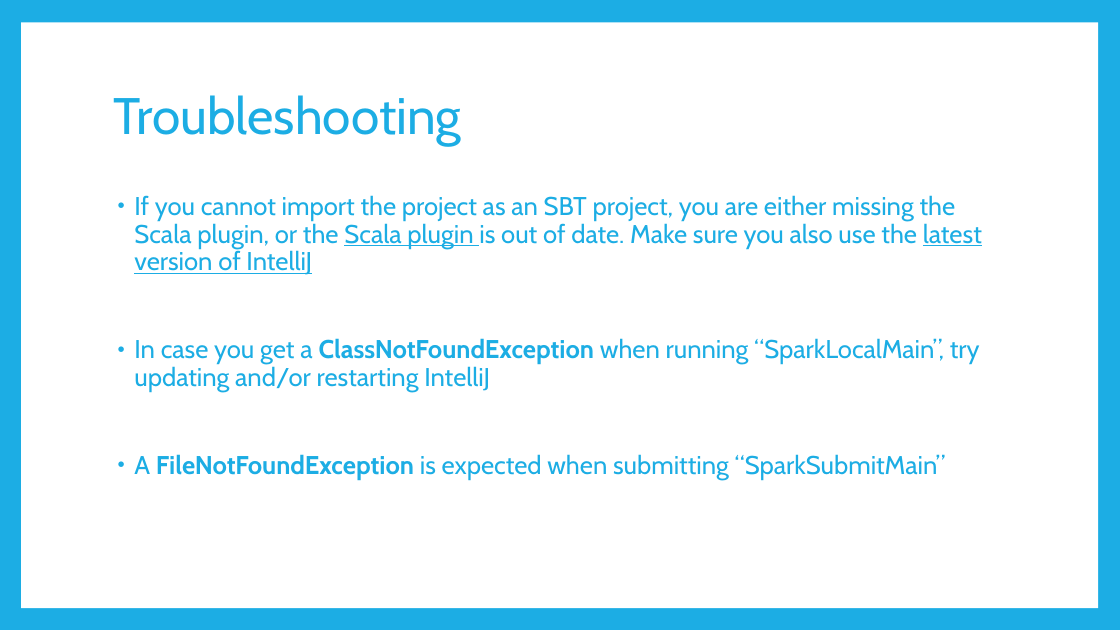
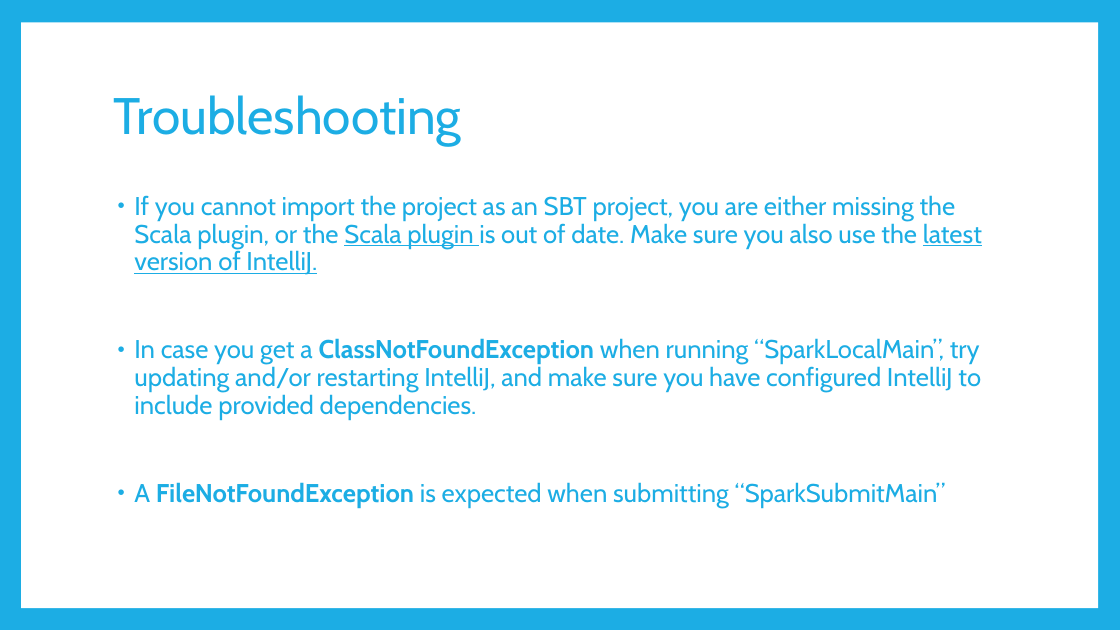
Before and after one commit to rug-sc/spark-boot-camp, a slide deck: slide 17 of slides/Apache Spark Bootcamp.pptx. Drawn at 1120x630 pixels with LibreOffice and Linux fonts; fonts in the diff are those of the drawing. Boxes give left, top, right and bottom in pixels: in the first picture for what was removed or moved away, otherwise in the second. Text is boxed around its words. In the diff, an @@ line names an element or a change of style, - is before the commit and + after.

```diff
--- a/slides/Apache Spark Bootcamp.pptx
+++ b/slides/Apache Spark Bootcamp.pptx
@@ text at [134, 195, 982, 420]: text changed @@
-• If you cannot import the project as an SBT project, you are either missing the Scala plugin, or the Scala plugin is out of date. Make sure you also use the latest version of IntelliJ
-• In case you get a ClassNotFoundException when running “SparkLocalMain”, try updating and/or restarting IntelliJ
+• If you cannot import the project as an SBT project, you are either missing the Scala plugin, or the Scala plugin is out of date. Make sure you also use the latest version of IntelliJ.
+• In case you get a ClassNotFoundException when running “SparkLocalMain”, try updating and/or restarting IntelliJ, and make sure you have configured IntelliJ to include provided dependencies.
```
Also in this commit, not shown: 10 other slides changed, 1 other file.
